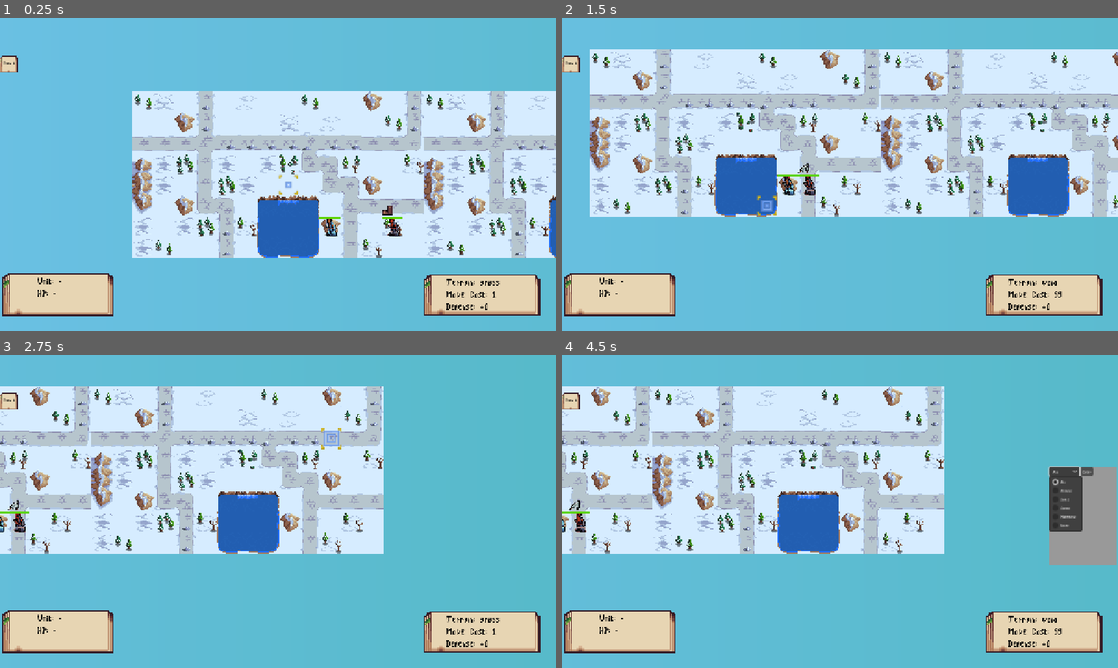
Above: before the commit, frames 1-4 (two rows, left to right).
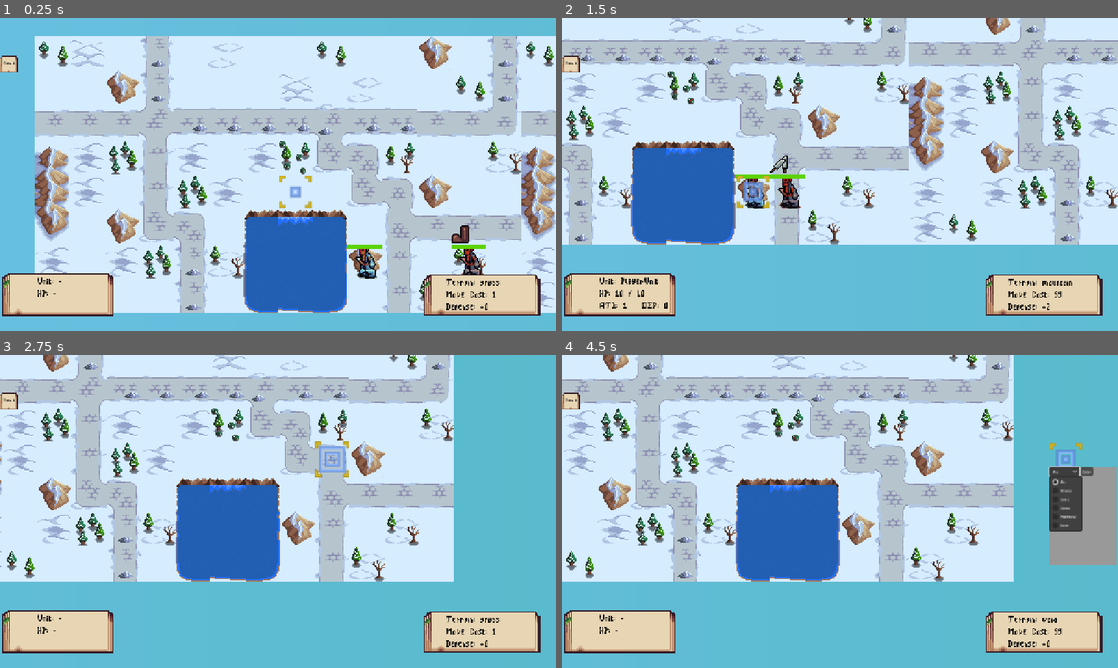
Above: after the commit, the same moments.

Repository: SpangelyWalnuts/Arcana-1.0-Demo
Game: Godot game, scene res://scenes/core/Main.tscn
Same seed, same stepped clock (60 frames per second), same inputs: the game is played once before the commit and once after it. This scene is started directly instead of the project's main scene.
Inputs (mouse positions are in pixels of both pictures, inside the frame that each line leads up to):
- Up to frame 1 (0.25 s): no input
- Up to frame 2 (1.5 s): tap Enter at 0.5 s; move the mouse to (962, 158) at 0.52 s; hold S (camera_down) 0.53-1.25 s; click (962, 158) at 0.67 s; drag from (728, 190) to (812, 237) at 1.27 s
- Up to frame 3 (2.75 s): move the mouse to (333, 442) at 2.02 s; hold D (camera_right) from 2.03 s (still down); click (333, 442) at 2.17 s
- Up to frame 4 (4.5 s): release D (camera_right) at 2.75 s; drag from (812, 574) to (673, 464) at 2.77 s; move the mouse to (1006, 558) at 3.52 s; hold L (toggle_combat_log) 3.53-4.25 s; click (1006, 558) at 3.67 s; click "Clear" at 4.25 s

The runs differ from the first frame. In frame 1, 64% of the frame differs, in the area x 6-100%, y 5-95%; in frame 2, 53%; in frame 3, 43%; in frame 4, 43%.

Commit message:
Items & Balance
Added items, textures, and balanced units and skills.

Diff:
--- a/Arcana 1.0 - Revert/data/equipment/Book.tres
+++ b/Arcana 1.0 - Revert/data/equipment/Book.tres
@@ -4,5 +4,5 @@
 
 [resource]
 script = ExtResource("1_584gu")
-name = "Guide to Magical Practices"
+name = "Basic Magical Practices"
 bonus_atk = 2
--- /dev/null
+++ b/Arcana 1.0 - Revert/data/equipment/ParallelThought.tres
@@ -0,0 +1,10 @@
+[gd_resource type="Resource" script_class="Equipment" load_steps=2 format=3 uid="uid://dyl66mxtixm6j"]
+
+[ext_resource type="Script" uid="uid://bnsyp2yvudsd2" path="res://scripts/data/equipment.gd" id="1_yvwqk"]
+
+[resource]
+script = ExtResource("1_yvwqk")
+name = "Parallel Thought"
+rarity = "Legendary"
+bonus_atk = 5
+bonus_max_mana = 10
--- a/Arcana 1.0 - Revert/data/equipment/StartingGear.tres
+++ b/Arcana 1.0 - Revert/data/equipment/StartingGear.tres
@@ -4,7 +4,7 @@
 
 [resource]
 script = ExtResource("1_p2o75")
-name = "Mage's Starting Gear"
+name = "Adventurer's Starting Gear"
 rarity = "Rare"
 bonus_max_hp = 3
 bonus_atk = 1
--- /dev/null
+++ b/Arcana 1.0 - Revert/data/equipment/VitalityStone.tres
@@ -0,0 +1,9 @@
+[gd_resource type="Resource" script_class="Equipment" load_steps=2 format=3 uid="uid://cshqgq5wdfe5f"]
+
+[ext_resource type="Script" uid="uid://bnsyp2yvudsd2" path="res://scripts/data/equipment.gd" id="1_4bds4"]
+
+[resource]
+script = ExtResource("1_4bds4")
+name = "Vitality Stone"
+bonus_max_hp = 3
+bonus_max_mana = 5
--- a/Arcana 1.0 - Revert/data/skills/Cleric/Heal.tres
+++ b/Arcana 1.0 - Revert/data/skills/Cleric/Heal.tres
@@ -8,7 +8,6 @@
 effect_type = 1
 is_heal = true
 cast_range = 2
-power_multiplier = 0.0
 flat_power = 5
 target_type = 2
 can_target_self = true
--- a/Arcana 1.0 - Revert/data/skills/Cleric/HealingCircle.tres
+++ b/Arcana 1.0 - Revert/data/skills/Cleric/HealingCircle.tres
@@ -10,8 +10,8 @@
 is_heal = true
 cast_range = 1
 aoe_radius = 3
-power_multiplier = 0.5
-flat_power = 5
+power_multiplier = 0.0
+flat_power = 6
 target_type = 2
 can_target_self = true
 duration_turns = 0
--- a/Arcana 1.0 - Revert/data/skills/Electromancer/Charge.tres
+++ b/Arcana 1.0 - Revert/data/skills/Electromancer/Charge.tres
@@ -5,11 +5,10 @@
 [resource]
 script = ExtResource("1_k7ocy")
 name = "Charge"
-mana_cost = 3
 effect_type = 2
 cast_range = 0
-power_multiplier = 1.5
 target_type = 3
 can_target_self = true
-duration_turns = 2
+duration_turns = 4
 next_attack_damage_mul = 2.0
+next_arcana_aoe_bonus = 1
--- a/Arcana 1.0 - Revert/data/skills/Electromancer/LightningBolt.tres
+++ b/Arcana 1.0 - Revert/data/skills/Electromancer/LightningBolt.tres
@@ -6,4 +6,6 @@
 script = ExtResource("1_cnhk2")
 name = "Lightning Bolt"
 description = "A bolt of lightning strikes target area."
-cast_range = 4
+mana_cost = 3
+cast_range = 6
+flat_power = 1
--- a/Arcana 1.0 - Revert/data/skills/Electromancer/Shock.tres
+++ b/Arcana 1.0 - Revert/data/skills/Electromancer/Shock.tres
@@ -4,7 +4,8 @@
 
 [resource]
 script = ExtResource("1_6orty")
-name = "Shock"
-mana_cost = 3
+name = "Electrocute"
+mana_cost = 5
 cast_range = 1
-power_multiplier = 1.5
+power_multiplier = 3.0
+flat_power = 2
--- a/Arcana 1.0 - Revert/data/skills/Pyromancer/Fireball.tres
+++ b/Arcana 1.0 - Revert/data/skills/Pyromancer/Fireball.tres
@@ -5,8 +5,8 @@
 [resource]
 script = ExtResource("1_nak34")
 name = "Fireball"
-mana_cost = 4
+mana_cost = 5
 cast_range = 5
 aoe_radius = 2
-flat_power = 1
+flat_power = 2
 target_type = 1
--- a/Arcana 1.0 - Revert/data/skills/Pyromancer/Firebolt.tres
+++ b/Arcana 1.0 - Revert/data/skills/Pyromancer/Firebolt.tres
@@ -6,3 +6,5 @@
 script = ExtResource("1_wejox")
 name = "Firebolt"
 mana_cost = 3
+power_multiplier = 2.0
+flat_power = 1
--- /dev/null
+++ b/Arcana 1.0 - Revert/data/skills/Pyromancer/HeatUp.tres
@@ -0,0 +1,14 @@
+[gd_resource type="Resource" script_class="Skill" load_steps=2 format=3 uid="uid://dnkeiik2pogwi"]
+
+[ext_resource type="Script" uid="uid://sakf75ug1g8j" path="res://scripts/data/skill.gd" id="1_qf6cw"]
+
+[resource]
+script = ExtResource("1_qf6cw")
+name = "HeatUp"
+mana_cost = 4
+effect_type = 2
+cast_range = 0
+target_type = 3
+can_target_self = true
+atk_mod = 3
+duration_turns = 3
--- a/Arcana 1.0 - Revert/data/skills/Pyromancer/HeatWave.tres
+++ /dev/null
@@ -1,15 +0,0 @@
-[gd_resource type="Resource" script_class="Skill" load_steps=2 format=3 uid="uid://dnkeiik2pogwi"]
-
-[ext_resource type="Script" uid="uid://sakf75ug1g8j" path="res://scripts/data/skill.gd" id="1_gthne"]
-
-[resource]
-script = ExtResource("1_gthne")
-name = "Heat Wave"
-mana_cost = 3
-cast_range = 0
-aoe_radius = 2
-flat_power = 1
-target_type = 3
-can_target_self = true
-atk_mod = 2
-duration_turns = 2
--- a/Arcana 1.0 - Revert/data/skills/artificer/alacrity.tres
+++ b/Arcana 1.0 - Revert/data/skills/artificer/alacrity.tres
@@ -11,5 +11,5 @@
 target_type = 2
 can_target_self = true
 move_mod = 1
-duration_turns = 2
+duration_turns = 3
 terrain_object_duration = 0
--- a/Arcana 1.0 - Revert/data/skills/artificer/foresight.tres
+++ b/Arcana 1.0 - Revert/data/skills/artificer/foresight.tres
@@ -12,3 +12,4 @@
 target_type = 2
 can_target_self = true
 def_mod = 2
+duration_turns = 2
--- a/Arcana 1.0 - Revert/data/skills/artificer/insight.tres
+++ b/Arcana 1.0 - Revert/data/skills/artificer/insight.tres
@@ -12,3 +12,4 @@
 target_type = 2
 can_target_self = true
 atk_mod = 2
+duration_turns = 2
--- a/Arcana 1.0 - Revert/data/skills/cryomancer/frozenbody.tres
+++ b/Arcana 1.0 - Revert/data/skills/cryomancer/frozenbody.tres
@@ -4,14 +4,12 @@
 
 [resource]
 script = ExtResource("1_swxdy")
-name = "Frozen Body"
+name = "Ice Form"
 mana_cost = 4
 effect_type = 2
 cast_range = 0
-power_multiplier = 0.5
-flat_power = 5
 target_type = 3
 can_target_self = true
-def_mod = 3
-move_mod = -1
-duration_turns = 3
+def_mod = 5
+move_mod = -2
+duration_turns = 4
--- /dev/null
+++ b/Arcana 1.0 - Revert/data/skills/druid/HealingSpores.tres
@@ -0,0 +1,14 @@
+[gd_resource type="Resource" script_class="Skill" load_steps=2 format=3 uid="uid://brij0i2ochohl"]
+
+[ext_resource type="Script" uid="uid://sakf75ug1g8j" path="res://scripts/data/skill.gd" id="1_sc0cj"]
+
+[resource]
+script = ExtResource("1_sc0cj")
+name = "Healing Spores"
+mana_cost = 3
+effect_type = 1
+is_heal = true
+cast_range = 1
+flat_power = 2
+target_type = 2
+duration_turns = 0
--- /dev/null
+++ b/Arcana 1.0 - Revert/data/skills/geomancer/Stoneflesh.tres
@@ -0,0 +1,14 @@
+[gd_resource type="Resource" script_class="Skill" load_steps=2 format=3 uid="uid://c2nejpl8rd3w"]
+
+[ext_resource type="Script" uid="uid://sakf75ug1g8j" path="res://scripts/data/skill.gd" id="1_7q8dg"]
+
+[resource]
+script = ExtResource("1_7q8dg")
+name = "Stoneflesh"
+mana_cost = 3
+effect_type = 2
+cast_range = 0
+target_type = 3
+can_target_self = true
+def_mod = 2
+duration_turns = 2
--- a/Arcana 1.0 - Revert/data/unit_classes/Artificer.tres
+++ b/Arcana 1.0 - Revert/data/unit_classes/Artificer.tres
@@ -1,19 +1,22 @@
-[gd_resource type="Resource" script_class="UnitClass" load_steps=6 format=3 uid="uid://bvkvy6vfo1ylc"]
+[gd_resource type="Resource" script_class="UnitClass" load_steps=9 format=3 uid="uid://bvkvy6vfo1ylc"]
 
 [ext_resource type="Script" uid="uid://b823ipo4ebjd5" path="res://scripts/data/unit_class.gd" id="1_i74ft"]
 [ext_resource type="Script" uid="uid://sakf75ug1g8j" path="res://scripts/data/skill.gd" id="2_av64s"]
 [ext_resource type="Resource" uid="uid://83hx2jarskvu" path="res://data/skills/artificer/alacrity.tres" id="3_ash0m"]
 [ext_resource type="Resource" uid="uid://4p4g2olvpi2h" path="res://data/skills/artificer/insight.tres" id="4_p2xr4"]
 [ext_resource type="Texture2D" uid="uid://dohdap1fk0eus" path="res://art/Alchemist_Map_Sprite.png" id="5_ash0m"]
+[ext_resource type="Resource" uid="uid://6q3fk1imlxsg" path="res://data/skills/artificer/foresight.tres" id="5_f143a"]
+[ext_resource type="Resource" uid="uid://seacqbd14wua" path="res://data/skills/artificer/dualcast.tres" id="6_7mxlk"]
+[ext_resource type="Resource" uid="uid://dspsn31vnun42" path="res://data/skills/artificer/celerity.tres" id="7_2uoik"]
 
 [resource]
 script = ExtResource("1_i74ft")
 display_name = "Artificer"
 atk = 2
 attack_range = 2
-max_mana = 10
+max_mana = 12
 mana_regen_per_turn = 2
-skills = Array[ExtResource("2_av64s")]([ExtResource("3_ash0m"), ExtResource("4_p2xr4")])
+skills = Array[ExtResource("2_av64s")]([ExtResource("3_ash0m"), ExtResource("4_p2xr4"), ExtResource("5_f143a"), ExtResource("6_7mxlk"), ExtResource("7_2uoik")])
 growth_atk = 0.1
 growth_defense = 0.3
 growth_move = 0.0
--- a/Arcana 1.0 - Revert/data/unit_classes/Cleric.tres
+++ b/Arcana 1.0 - Revert/data/unit_classes/Cleric.tres
@@ -1,7 +1,8 @@
-[gd_resource type="Resource" script_class="UnitClass" load_steps=4 format=3 uid="uid://cbmgvrsa3mg1a"]
+[gd_resource type="Resource" script_class="UnitClass" load_steps=5 format=3 uid="uid://cbmgvrsa3mg1a"]
 
 [ext_resource type="Script" uid="uid://b823ipo4ebjd5" path="res://scripts/data/unit_class.gd" id="1_2eepk"]
 [ext_resource type="Resource" uid="uid://3o3npcfpxsw4" path="res://data/skills/Cleric/Heal.tres" id="2_ue7aj"]
+[ext_resource type="Script" uid="uid://sakf75ug1g8j" path="res://scripts/data/skill.gd" id="2_xbxok"]
 [ext_resource type="Resource" uid="uid://cnohu8yxch23o" path="res://data/skills/Cleric/HealingCircle.tres" id="3_d2whj"]
 
 [resource]
@@ -10,9 +11,9 @@
 max_hp = 8
 atk = 2
 defense = 0
-max_mana = 10
+max_mana = 12
 mana_regen_per_turn = 3
-skills = Array[Resource]([ExtResource("2_ue7aj"), ExtResource("3_d2whj")])
+skills = Array[ExtResource("2_xbxok")]([ExtResource("2_ue7aj"), ExtResource("3_d2whj")])
 growth_hp = 0.35
 growth_atk = 0.4
 growth_defense = 0.15
--- a/Arcana 1.0 - Revert/data/unit_classes/Cryomancer.tres
+++ b/Arcana 1.0 - Revert/data/unit_classes/Cryomancer.tres
@@ -51,7 +51,8 @@
 script = ExtResource("1_c58w8")
 display_name = "Cryomancer"
 max_hp = 16
-atk = 5
+atk = 2
+attack_range = 2
 max_mana = 10
 skills = Array[ExtResource("2_nf8b4")]([ExtResource("3_upeti"), ExtResource("4_t4jmv")])
 growth_hp = 1.0
--- a/Arcana 1.0 - Revert/data/unit_classes/Druid.tres
+++ b/Arcana 1.0 - Revert/data/unit_classes/Druid.tres
@@ -6,6 +6,7 @@
 [ext_resource type="Resource" uid="uid://ci844ttgxgesx" path="res://data/skills/druid/Entangling Vines.tres" id="3_h63y4"]
 [ext_resource type="Resource" uid="uid://c7j2c7apo5id" path="res://data/skills/druid/Earths_Bounty.tres" id="4_jbx38"]
 [ext_resource type="Texture2D" uid="uid://5vs3tvwphfuf" path="res://art/units/druid/Druid Map.png" id="5_jbx38"]
+[ext_resource type="Resource" uid="uid://brij0i2ochohl" path="res://data/skills/druid/HealingSpores.tres" id="6_se717"]
 
 [resource]
 script = ExtResource("1_851fg")
@@ -13,7 +14,7 @@
 max_hp = 13
 atk = 3
 max_mana = 10
-skills = Array[ExtResource("2_nnrtr")]([ExtResource("3_h63y4"), ExtResource("4_jbx38")])
+skills = Array[ExtResource("2_nnrtr")]([ExtResource("3_h63y4"), ExtResource("4_jbx38"), ExtResource("6_se717")])
 growth_hp = 0.5
 growth_atk = 0.4
 growth_defense = 0.3
--- a/Arcana 1.0 - Revert/data/unit_classes/Electromancer.tres
+++ b/Arcana 1.0 - Revert/data/unit_classes/Electromancer.tres
@@ -9,10 +9,10 @@
 [resource]
 script = ExtResource("1_3567t")
 display_name = "Electromancer"
-atk = 6
+atk = 5
 defense = 0
-move_range = 5
-max_mana = 10
+attack_range = 2
+max_mana = 12
 skills = Array[ExtResource("2_v0hth")]([ExtResource("2_i23vf"), ExtResource("3_7j7p0"), ExtResource("5_38yje")])
 growth_hp = 0.4
 growth_defense = 0.2
--- a/Arcana 1.0 - Revert/data/unit_classes/Geomancer.tres
+++ b/Arcana 1.0 - Revert/data/unit_classes/Geomancer.tres
@@ -1,16 +1,19 @@
-[gd_resource type="Resource" script_class="UnitClass" load_steps=5 format=3 uid="uid://r0vriv0j5ote"]
+[gd_resource type="Resource" script_class="UnitClass" load_steps=6 format=3 uid="uid://r0vriv0j5ote"]
 
 [ext_resource type="Script" uid="uid://b823ipo4ebjd5" path="res://scripts/data/unit_class.gd" id="1_phwwh"]
 [ext_resource type="Script" uid="uid://sakf75ug1g8j" path="res://scripts/data/skill.gd" id="2_du10u"]
 [ext_resource type="Resource" uid="uid://boccsnr552fws" path="res://data/skills/geomancer/RaiseWall.tres" id="3_du10u"]
 [ext_resource type="Resource" uid="uid://cpgycncjb4er5" path="res://data/skills/geomancer/DestroyWall.tres" id="4_8f8no"]
+[ext_resource type="Resource" uid="uid://c2nejpl8rd3w" path="res://data/skills/geomancer/Stoneflesh.tres" id="5_l41ud"]
 
 [resource]
 script = ExtResource("1_phwwh")
 display_name = "Geomancer"
 max_hp = 15
+atk = 3
+defense = 2
 max_mana = 10
-skills = Array[ExtResource("2_du10u")]([ExtResource("3_du10u"), ExtResource("4_8f8no")])
+skills = Array[ExtResource("2_du10u")]([ExtResource("3_du10u"), ExtResource("4_8f8no"), ExtResource("5_l41ud")])
 growth_atk = 0.3
 growth_defense = 0.6
 growth_move = 0.0
--- a/Arcana 1.0 - Revert/data/unit_classes/Pyromancer.tres
+++ b/Arcana 1.0 - Revert/data/unit_classes/Pyromancer.tres
@@ -5,18 +5,16 @@
 [ext_resource type="Script" uid="uid://sakf75ug1g8j" path="res://scripts/data/skill.gd" id="2_7l1x5"]
 [ext_resource type="Resource" uid="uid://cs4lwh06yhvos" path="res://data/skills/Pyromancer/Fireball.tres" id="2_bpxdp"]
 [ext_resource type="Resource" uid="uid://bfrqsar2c8kjh" path="res://data/skills/Pyromancer/Firebolt.tres" id="3_0qsor"]
-[ext_resource type="Resource" uid="uid://dnkeiik2pogwi" path="res://data/skills/Pyromancer/HeatWave.tres" id="4_0qsor"]
 [ext_resource type="Texture2D" uid="uid://244yk4gforef" path="res://art/units/FIre Wizard repair.png" id="6_sf8ri"]
+[ext_resource type="Resource" uid="uid://dnkeiik2pogwi" path="res://data/skills/Pyromancer/HeatUp.tres" id="6_yal4e"]
 
 [resource]
 script = ExtResource("1_7jeh2")
 display_name = "Pyromancer"
 max_hp = 9
-atk = 7
 defense = 0
-attack_range = 2
-max_mana = 10
-skills = Array[ExtResource("2_7l1x5")]([ExtResource("2_bpxdp"), ExtResource("3_0qsor"), ExtResource("4_0qsor")])
+max_mana = 12
+skills = Array[ExtResource("2_7l1x5")]([ExtResource("2_bpxdp"), ExtResource("3_0qsor"), ExtResource("6_yal4e")])
 growth_hp = 0.4
 growth_atk = 0.7
 growth_defense = 0.1
--- a/Arcana 1.0 - Revert/scenes/core/Main.tscn
+++ b/Arcana 1.0 - Revert/scenes/core/Main.tscn
@@ -654,7 +654,7 @@
 bbcode_enabled = true
 
 [node name="Camera2D" type="Camera2D" parent="." node_paths=PackedStringArray("terrain")]
-zoom = Vector2(1.5, 1.5)
+zoom = Vector2(2.5, 2.5)
 script = ExtResource("16_tupnw")
 terrain = NodePath("../Grid/Terrain")
 
@@ -675,7 +675,7 @@
 grid = NodePath("../Grid")
 units_root = NodePath("../Units")
 enemy_unit_scene = ExtResource("2_dau2k")
-enemies_per_floor = 3
+enemies_per_floor = 1
 offense_classes = [ExtResource("46_leefl"), ExtResource("45_gnjag")]
 defense_classes = [ExtResource("48_kylyq"), ExtResource("47_8kqbm")]
 support_classes = [ExtResource("51_oh68v"), ExtResource("52_bwyab"), ExtResource("49_0l231")]
--- a/Arcana 1.0 - Revert/scripts/core/Main.gd
+++ b/Arcana 1.0 - Revert/scripts/core/Main.gd
@@ -1046,7 +1046,7 @@
 		if enemy_ai != null:
 			# Soft focus camera on the acting enemy (if the camera supports it)
 			if camera != null and camera.has_method("soft_focus_unit"):
-				camera.soft_focus_unit(enemy, 1.78, 0.18)
+				camera.soft_focus_unit(enemy, 2.2, 0.18)
 			# small "thinking" pause before this enemy acts
 			await get_tree().create_timer(enemy_think_delay).timeout
 			# ✅ SEQUENTIAL: wait for this enemy's move/attack/cast to finish
--- a/Arcana 1.0 - Revert/scripts/core/camera_controller.gd
+++ b/Arcana 1.0 - Revert/scripts/core/camera_controller.gd
@@ -149,7 +149,7 @@
 		.set_ease(Tween.EASE_IN_OUT)
 
 #ADJUST ENEMY TURN CAMERA SOFT FOCUS SYNC WITH PATCH IN MAIN
-func soft_focus_unit(unit: Node, zoom_in: float = 1.78, duration: float = 0.18) -> void:
+func soft_focus_unit(unit: Node, zoom_in: float = 2.2, duration: float = 0.18) -> void:
 	if unit == null or not is_instance_valid(unit):
 		return
 	if unit is Node2D:
--- a/Arcana 1.0 - Revert/scripts/core/run_manager.gd
+++ b/Arcana 1.0 - Revert/scripts/core/run_manager.gd
@@ -79,8 +79,13 @@
 ]
 
 const EQUIPMENT_DEF_PATHS := [
-	"res://data/equipment/Steel_Shield.tres",
+	"res://data/equipment/Book.tres",
 	"res://data/equipment/Boots.tres",
+	"res://data/equipment/RefinedRing.tres",
+	"res://data/equipment/ProtectionStone.tres",
+	"res://data/equipment/ParallelThought.tres",
+	"res://data/equipment/StartingGear.tres",
+	"res://data/equipment/VitalityStone.tres",
 ]
 
 var item_defs: Array[Item] = []
Binary file added: Arcana 1.0 - Revert/art/equipment/Book.png
Not shown, added: Arcana 1.0 - Revert/art/equipment/Book.png.import
Not shown: 1 places in Arcana 1.0 - Revert/data/unit_classes/Druid.tres that only renumber resources
